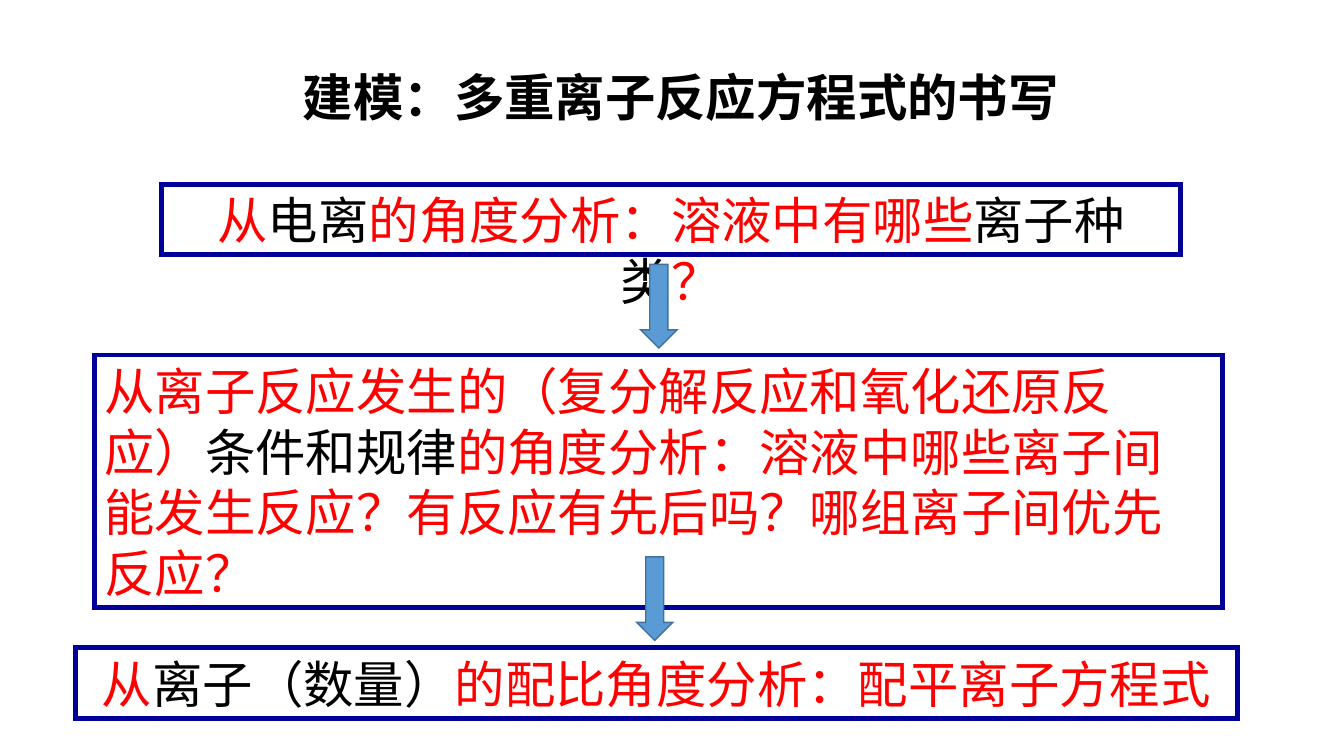
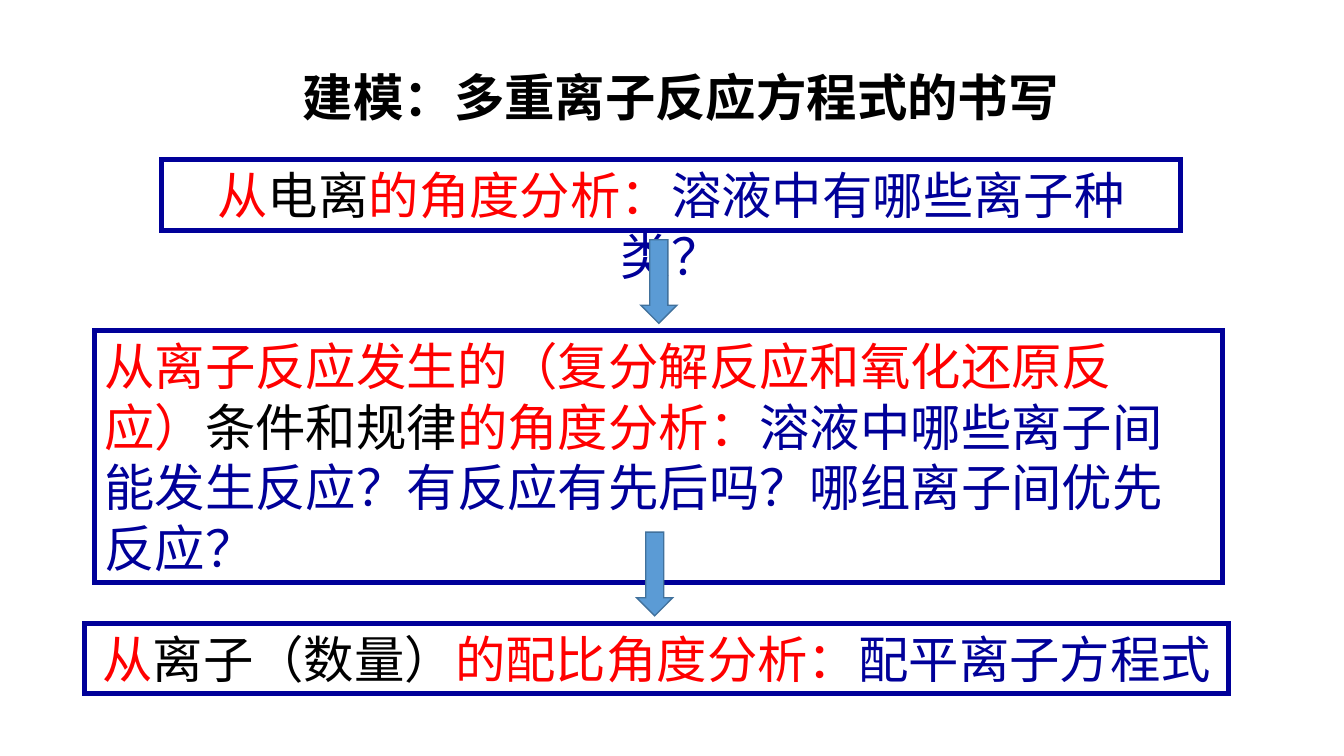
Before and after one commit to EntropyRiser/underwaterftp, a slide deck: slide 36 of files/Chemistry/一轮复习—离子反应专题 正式.ppt (slide 37 before the commit). Drawn at 1344x756 pixels with LibreOffice and Linux fonts; fonts in the diff are those of the drawing. Boxes give left, top, right and bottom in pixels: in the first picture for what was removed or moved away, otherwise in the second. Text is boxed around its words. In the diff, an @@ line names an element or a change of style, - is before the commit and + after.

```diff
--- a/files/Chemistry/一轮复习—离子反应专题 正式.ppt
+++ b/files/Chemistry/一轮复习—离子反应专题 正式.ppt
@@ rectangle "从电离的角度分析：溶液中有哪些离子种类？" at [161, 159, 1181, 230]: text colour #FF0000 to #000099, text colour #000000 to #000099 in "从电离的角度分析：溶液中有哪些离子种类？" @@
@@ 2 rectangles, 2 down arrows: place and size @@
-2 rectangles, 2 down arrows at [95, 184, 1222, 640]
+2 rectangles, 2 down arrows at [95, 159, 1222, 616]
@@ rectangle "从离子反应发生的（复分解反应和氧化还原反应）条件和规律的角度分析：溶液中哪些离子间能发生反应？有反应有先后吗？哪组离子间 ..." at [95, 330, 1222, 582]: text colour #FF0000 to #000099 in "从离子反应发生的（复分解反应和氧化还原反应）条件和规律的角度分析：溶液中哪些离子间能发生反应？有反应有先后吗？哪组离子间 ..." @@
@@ rectangle "从离子（数量）的配比角度分析：配平离子方程式": place and size @@
-rectangle "从离子（数量）的配比角度分析：配平离子方程式" at [76, 648, 1237, 718]
+rectangle "从离子（数量）的配比角度分析：配平离子方程式" at [85, 623, 1228, 693]
@@ rectangle "从离子（数量）的配比角度分析：配平离子方程式" at [85, 623, 1228, 693]: text colour #FF0000 to #000099 in "从离子（数量）的配比角度分析：配平离子方程式" @@
```
Also in this commit, not shown: 3 other slides changed, 8 slides added, 25 slides removed.
